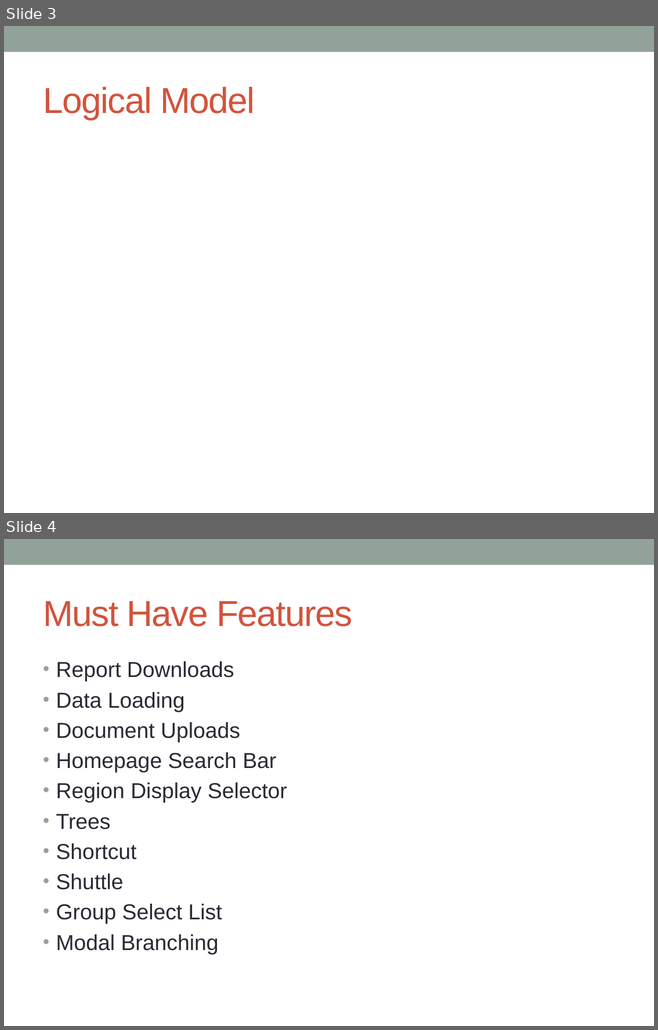
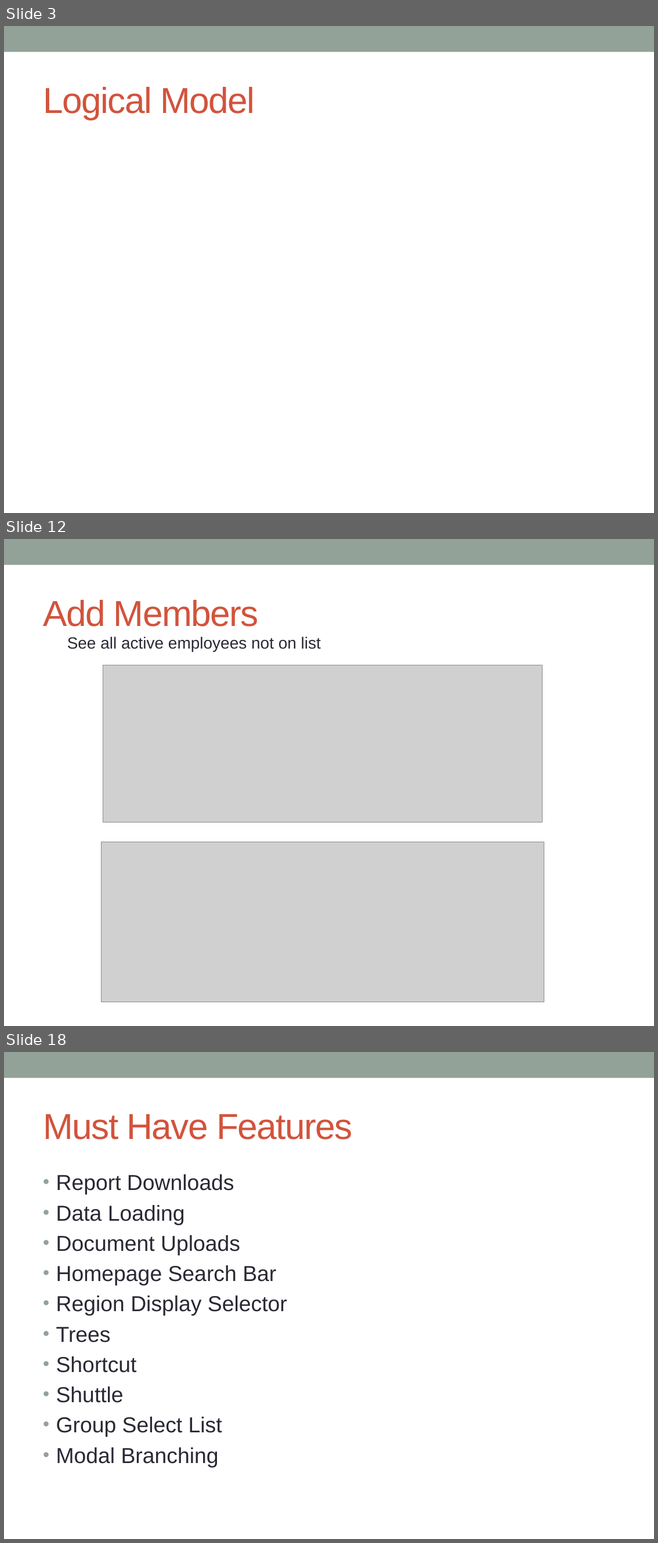
Before and after one commit to cschwendiman/cs347project, a slide deck: project_presentation.pptx. Shown one above the other, each under a label of ours: slides 3 and 4 before the commit, slides 3, 12 and 18 after it; the slides between them are not shown. The pictures are 658x1030 and 658x1543 pixels, drawn with LibreOffice and Linux fonts; fonts in the diff are those of the drawing; grey boxes stand for pictures. Boxes give left, top, right and bottom in pixels: in the first picture for what was removed or moved away, otherwise in the second. Text is boxed around its words. In the diff, an @@ line names an element or a change of style, - is before the commit and + after.

```diff
--- a/project_presentation.pptx
+++ b/project_presentation.pptx
@@ slide 12 added at (4,539,654,1026), background #FFFFFF; not listed: 1 template element that a slide beside it also shows @@
@@ title added at (43,600,259,627), 40 pt, text #D2533C @@
+Add Members
@@ text added at (67,636,321,652), 18 pt, text #292934 @@
+See all active employees not on list
@@ picture added at (103,665,542,822) @@
@@ picture added at (101,842,544,1002) @@
@@ what was slide 4 is now slide 18 @@
```
Also in this commit, not shown: 13 other slides added.
